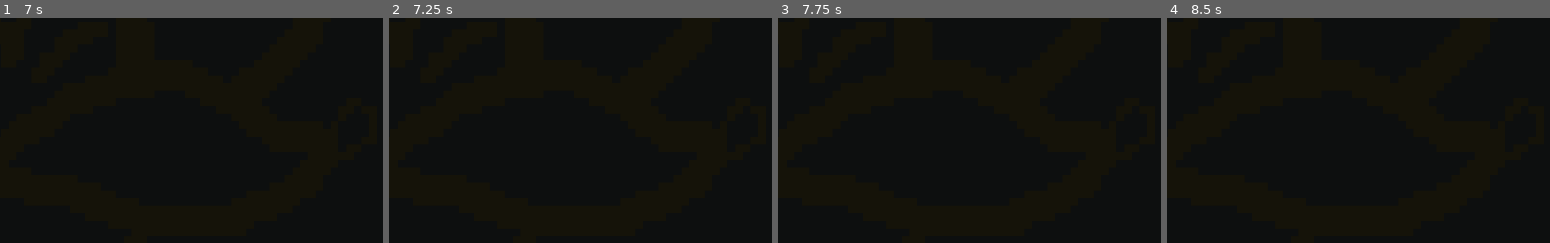
Above: before the commit, frames 1-4 (left to right).
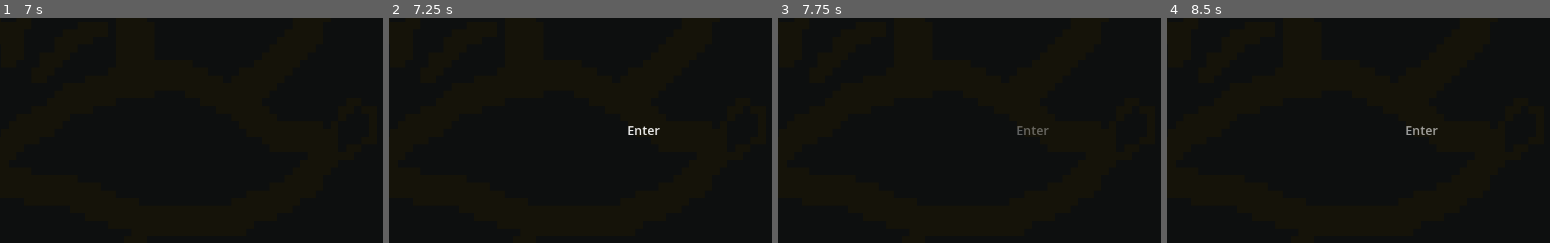
Above: after the commit, the same moments.

Repository: francosorbello/ciclos-jam
Game: Godot game, scene res://content/poem_scenes/gab/gab_1.tscn
Same seed, same stepped clock (60 frames per second), same inputs: the game is played once before the commit and once after it. This scene is started directly instead of the project's main scene.
Inputs (mouse positions are % of the whole screen's width and height, from its top left):
- Up to frame 1 (7 s): tap Enter at 0.5 s; move the mouse to (75, 45) at 0.52 s; hold Right (move_right) 0.53-1.28 s; hold Space (continue) 0.53-1.28 s; tap R (restart) at 1.25, 2.75 s; move the mouse to (31, 55) at 1.27 s; hold Down (move_down) 1.28-2.03 s; tap Space (continue) at 1.35, 2, 2.85, 4.35, 5.85 s; move the mouse to (63, 28) at 2.02 s; hold Right (move_right) 2.03-2.78 s; hold Space (continue) 2.03-2.78 s; move the mouse to (47, 70) at 2.77 s; hold Up (move_up) 2.78-3.53 s; move the mouse to (84, 65) at 3.52 s; hold Space (continue) 3.53-4.28 s; hold Left (move_left) 3.53-5.03 s; move the mouse to (21, 35) at 4.27 s; move the mouse to (57, 50) at 5.02 s; hold Down (move_down) 5.03-5.78 s; hold Space (continue) 5.03-5.78 s; move the mouse to (37, 25) at 5.77 s; hold Right (move_right) 5.78-6.53 s; move the mouse to (75, 45) at 6.52 s; hold Up (move_up) from 6.53 s (still down); hold Space (continue) from 6.53 s (still down)
- Up to frame 2 (7.25 s): keep holding Up (move_up); keep holding Space (continue)
- Up to frame 3 (7.75 s): move the mouse to (31, 55) at 7.27 s; release Up (move_up) at 7.28 s; release Space (continue) at 7.28 s; hold Right (move_right) from 7.28 s (still down); tap Space (continue) at 7.35 s
- Up to frame 4 (8.5 s): tap Space (continue) at 8 s; move the mouse to (63, 28) at 8.02 s; release Right (move_right) at 8.03 s; hold Down (move_down) from 8.03 s (still down); hold Space (continue) from 8.03 s (still down)
The pictures show only the part of the screen within x 50-100%, y 44-94%; the shares and areas given below are measured in that part.

Frame 1 is identical in both runs. In frame 2, 0.2% of the frame differs, in the area x 62-71%, y 48-52%; in frame 3, 0.1%; in frame 4, 0.2%.

Commit message:
Added input instruction on poem sections

Diff:
--- a/content/poem_scenes/poem_base.gd
+++ b/content/poem_scenes/poem_base.gd
@@ -30,5 +30,6 @@
         can_exit = false
 
 func _on_text_finished():
+    $Label/Label2.show()
     can_exit = true
     play_voice_sound = false
--- a/content/poem_scenes/poem_base.tscn
+++ b/content/poem_scenes/poem_base.tscn
@@ -65,6 +65,23 @@
 visible_characters = 0
 visible_ratio = 0.0
 
+[node name="Label2" type="RichTextLabel" parent="Label" unique_id=1631166288]
+visible = false
+layout_mode = 1
+anchors_preset = 3
+anchor_left = 1.0
+anchor_top = 1.0
+anchor_right = 1.0
+anchor_bottom = 1.0
+offset_left = -60.0
+offset_top = -28.0
+grow_horizontal = 0
+grow_vertical = 0
+theme_override_font_sizes/normal_font_size = 20
+bbcode_enabled = true
+text = "[pulse freq=1.0 color=#ffffff40 ease=-2.0]Enter[/pulse]"
+fit_content = true
+
 [node name="AudioStreamPlayer" type="AudioStreamPlayer" parent="." unique_id=4399663]
 stream = SubResource("AudioStreamRandomizer_imwp4")
 volume_db = -5.0
